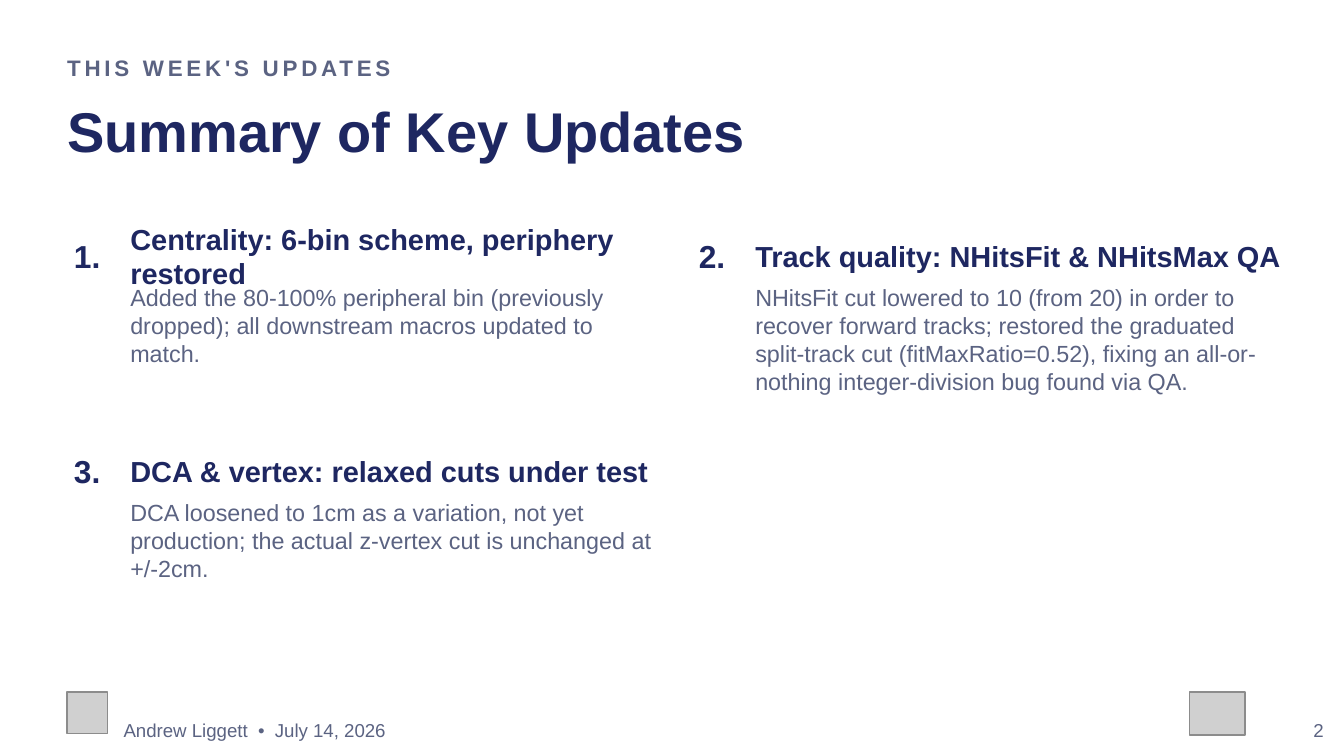
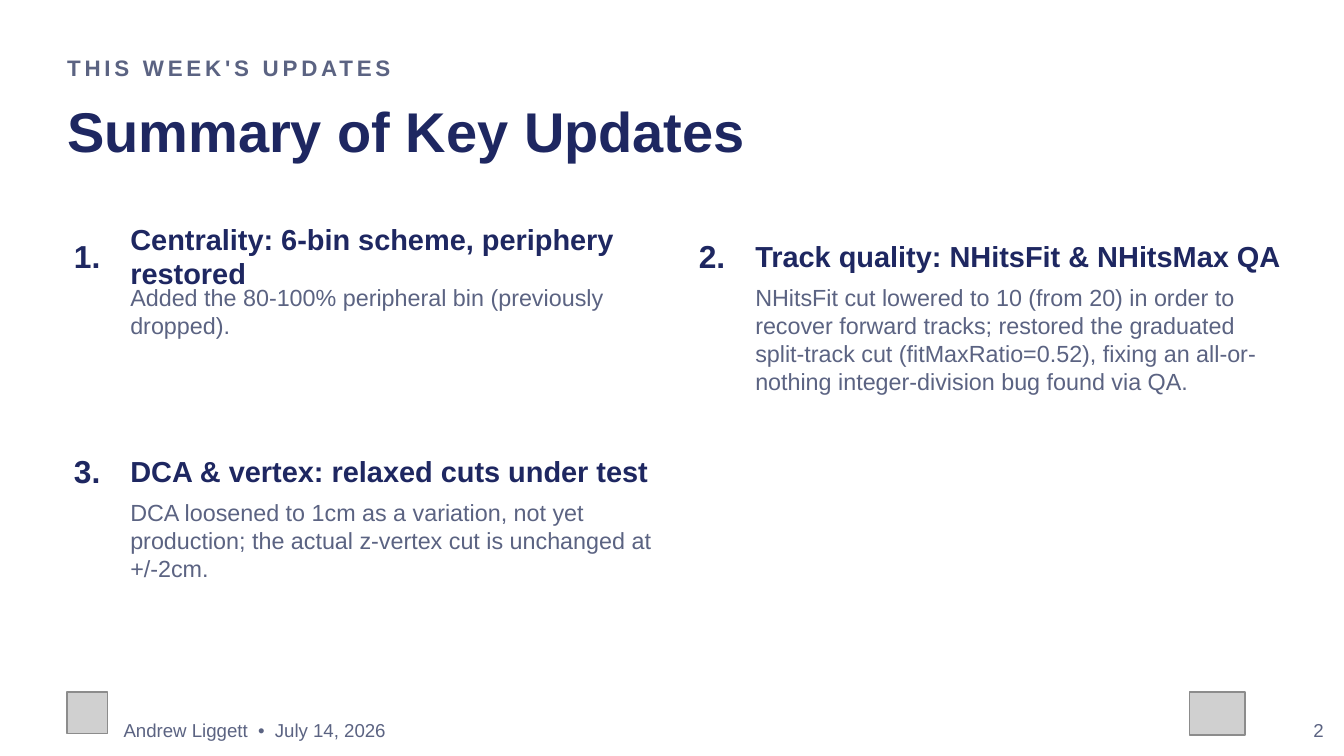
Before and after one commit to liggett2820/lightflavorspectra_OO200, a slide deck: slide 2 of docs/OO200_Spectra_Status_Update.pptx. Drawn at 1344x756 pixels with LibreOffice and Linux fonts; fonts in the diff are those of the drawing; grey boxes stand for pictures. Boxes give left, top, right and bottom in pixels: in the first picture for what was removed or moved away, otherwise in the second. Text is boxed around its words. In the diff, an @@ line names an element or a change of style, - is before the commit and + after.

Commit message:
Trim centrality bullet: drop 'downstream macros updated to match'

```diff
--- a/docs/OO200_Spectra_Status_Update.pptx
+++ b/docs/OO200_Spectra_Status_Update.pptx
@@ text at [130,289,604,339]: text changed @@
-Added the 80-100% peripheral bin (previously dropped); all downstream macros updated to match.
+Added the 80-100% peripheral bin (previously dropped).
```
